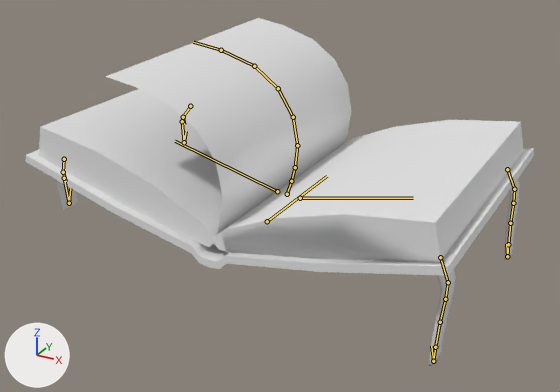
A saved change to the Blender file Blender Projects/Weapon_Grimoire_v02.blend.
Camera for both pictures: a camera (50 mm lens) standing at (2.57, -4.78, 2.35) and looking at (0.0, -0.11, 0.02). Arrows for +X, +Y and +Z are at lower left; the lights stay in place. The first picture is the older version. Both versions are drawn at frame 37 of the action 'book openning'; the numbers are the values there. The bones that change, and the others that lie on the model, are drawn over the model as lines.

In view in the first picture: 'le book collection'.
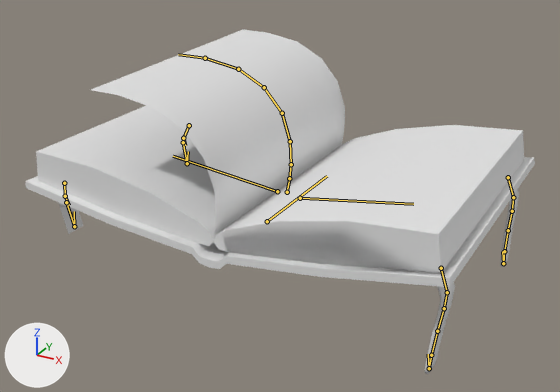
Changed parts and their boxes (x1, y1, x2, y2) in the pictures (560 x 392 px):
```json
{"object": "le book collection", "change": "posed", "before": [25, 18, 534, 367], "after": [25, 30, 535, 374]}
{"bone": "cover_L", "before": "(277, 191) to (175, 141)", "after": "(277, 191) to (173, 156)"}
{"bone": "cover_R", "before": "(300, 198) to (413, 198)", "after": "(300, 198) to (413, 204)"}
```

Scene script edits in JSON lines:
```json
{"block": "bone_cover_l", "where": "bone_cover_l = bpy.data.objects['Armature'].pose.bones['cover_L']  # child of 'Spine'"}
{"op": "set", "path": "bone_cover_l.rotation_quaternion", "old": "(0.991, 0.131, -0.001, 0.0)", "new": "(0.998, 0.059, -0.001, 0.0)", "note": "degrees (15, 0, 0) -> degrees (7, 0, 0)"}
{"block": "bone_cover_r", "where": "bone_cover_r = bpy.data.objects['Armature'].pose.bones['cover_R']  # child of 'Spine'"}
{"op": "set", "path": "bone_cover_r.rotation_quaternion", "old": "(0.995, 0.104, 0.0, 0.0)", "new": "(0.997, 0.08, 0.0, 0.0)", "note": "degrees (12, 0, 0) -> degrees (9, 0, 0)"}
```
